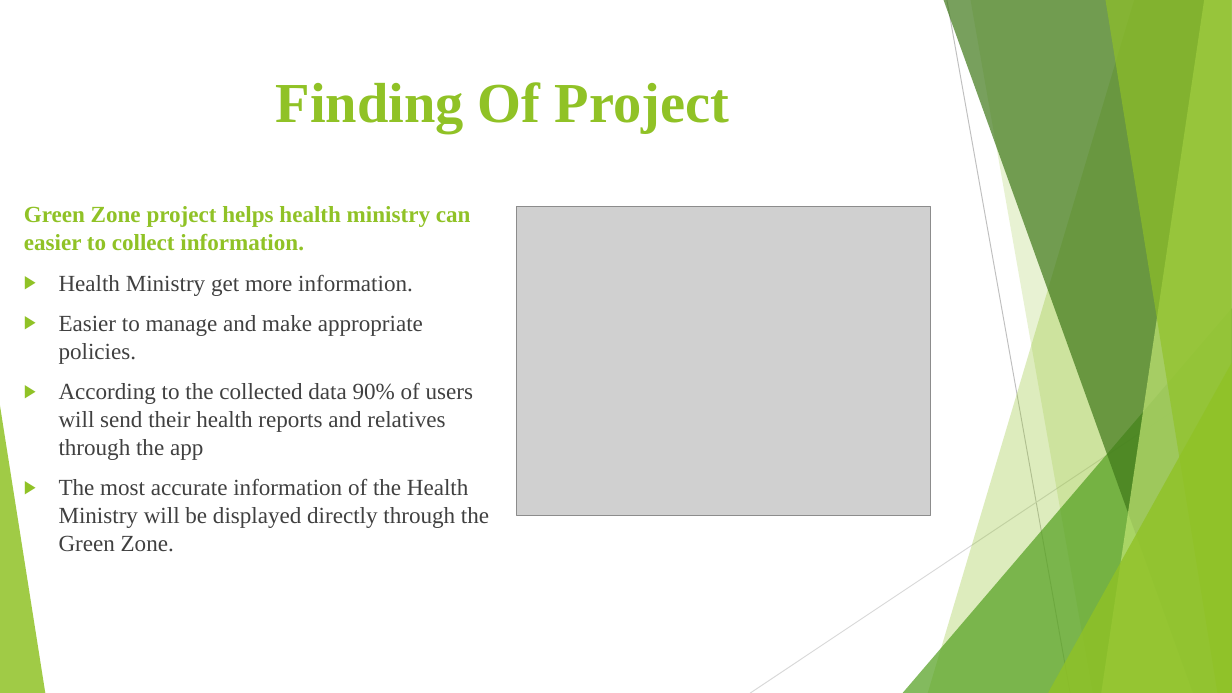
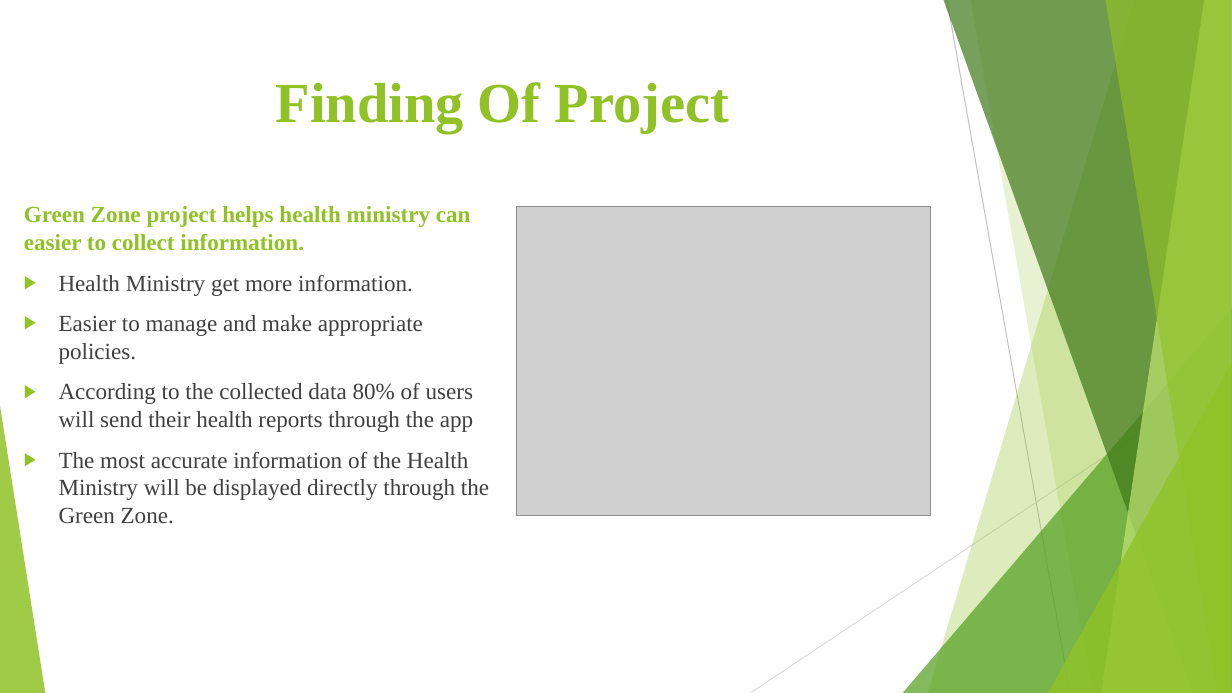
Before and after one commit to LuxuryFi/PHP, a slide deck: slide 10 of Digital-Wellbeing (1).pptx. Drawn at 1232x693 pixels with LibreOffice and Linux fonts; fonts in the diff are those of the drawing; grey boxes stand for pictures. Boxes give left, top, right and bottom in pixels: in the first picture for what was removed or moved away, otherwise in the second. Text is boxed around its words. In the diff, an @@ line names an element or a change of style, - is before the commit and + after.

```diff
--- a/Digital-Wellbeing (1).pptx
+++ b/Digital-Wellbeing (1).pptx
@@ text at bbox=[59, 383, 473, 432]: text changed @@
-▶ According to the collected data 90% of users will send their health reports and relatives through the app
+▶ According to the collected data 80% of users will send their health reports through the app
```
Also in this commit, not shown: 1 other slide changed, 1 slide added, 2 slides removed, 1 other file.
